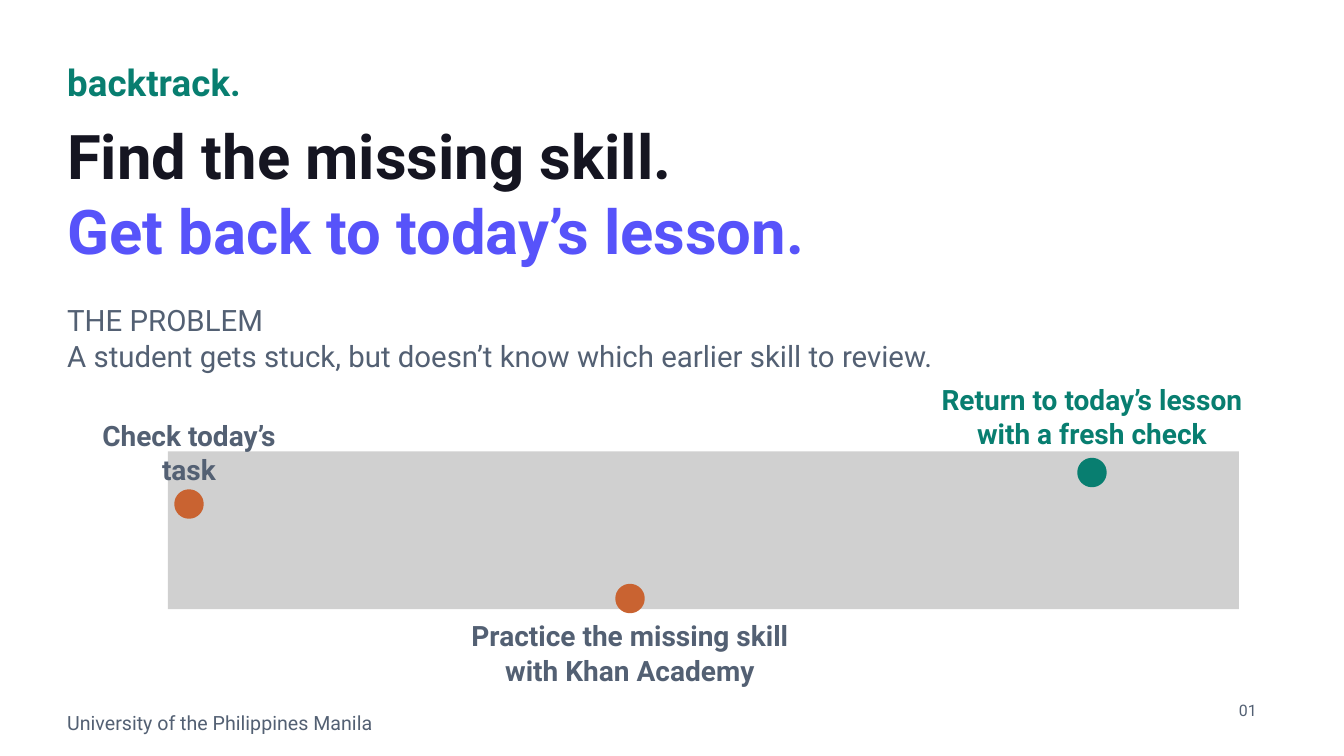
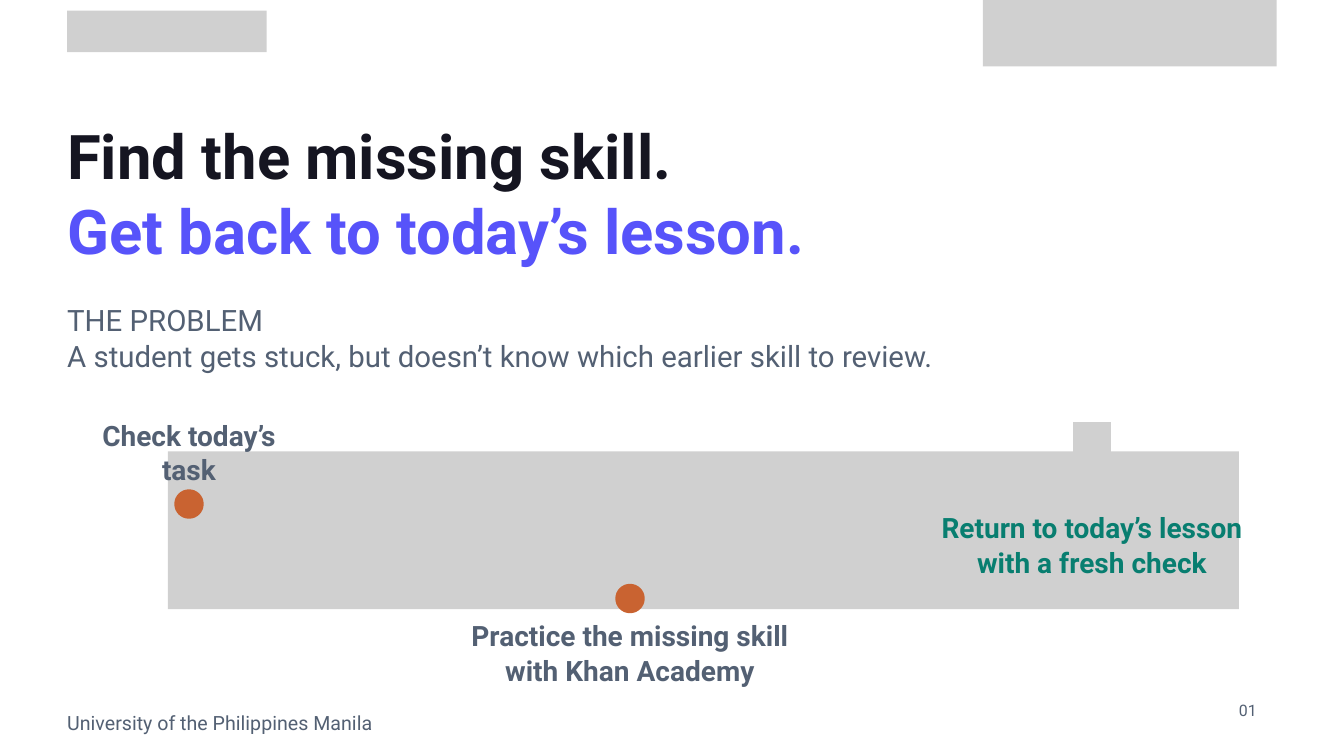
Before and after one commit to KhanAcademy-Backtrack/KhanAcademy-Backtrack-Demo, a slide deck: slide 1 of output/BACKTRACK_KEIC_2026_Embedded.pptx. Drawn at 1344x756 pixels with LibreOffice and Linux fonts; fonts in the diff are those of the drawing; grey boxes stand for pictures; background and template pictures are left out. Boxes give left, top, right and bottom in pixels: in the first picture for what was removed or moved away, otherwise in the second. Text is boxed around its words. In the diff, an @@ line names an element or a change of style, - is before the commit and + after.

```diff
--- a/output/BACKTRACK_KEIC_2026_Embedded.pptx
+++ b/output/BACKTRACK_KEIC_2026_Embedded.pptx
@@ picture added at bbox=[68, 10, 267, 51] @@
@@ picture added at bbox=[983, 0, 1277, 67] @@
@@ text removed at bbox=[67, 68, 241, 97] @@
-backtrack.
@@ picture added at bbox=[1074, 422, 1112, 473] @@
@@ freeform shape removed at bbox=[1078, 458, 1107, 487] @@
@@ text "Return to today’s lesson" rewrapped from bbox=[942, 389, 1242, 445] to bbox=[942, 513, 1242, 574] @@
```
Also in this commit, not shown: 14 other slides changed, 52 other files.
